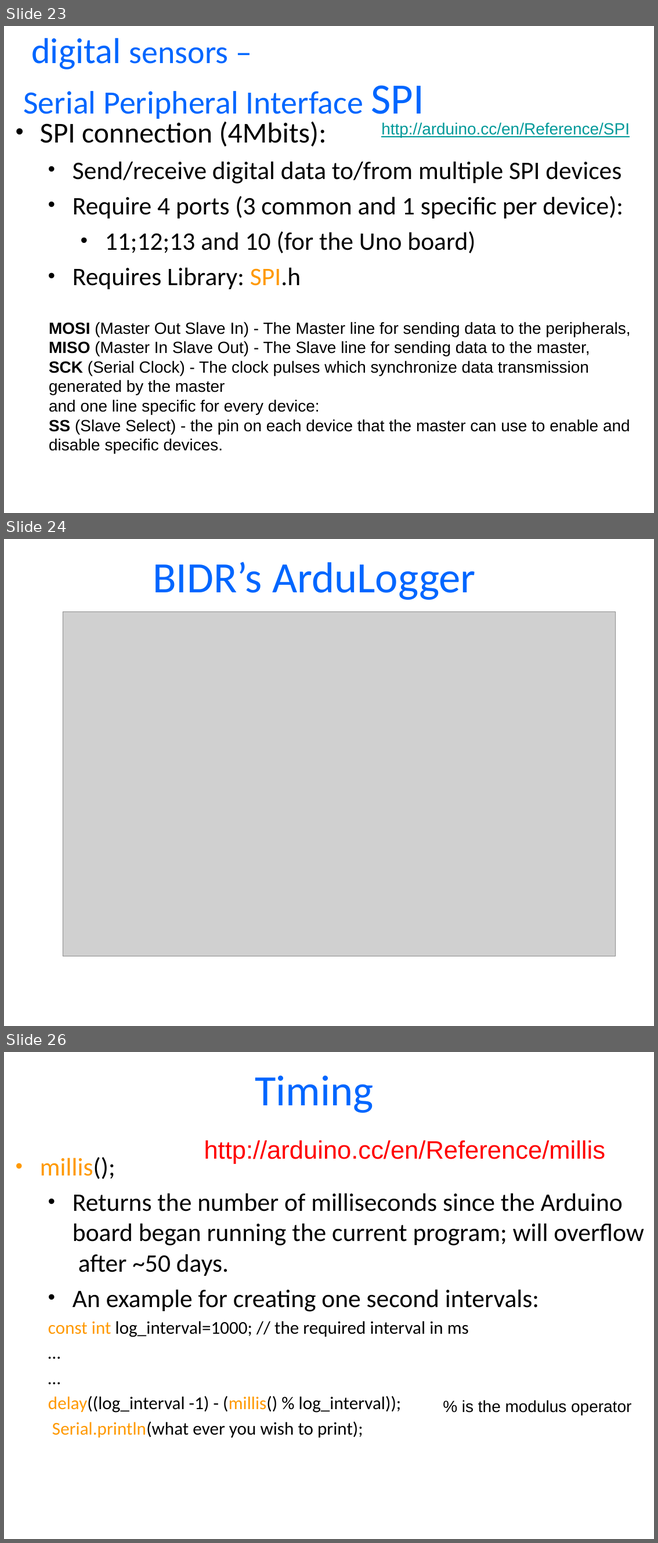
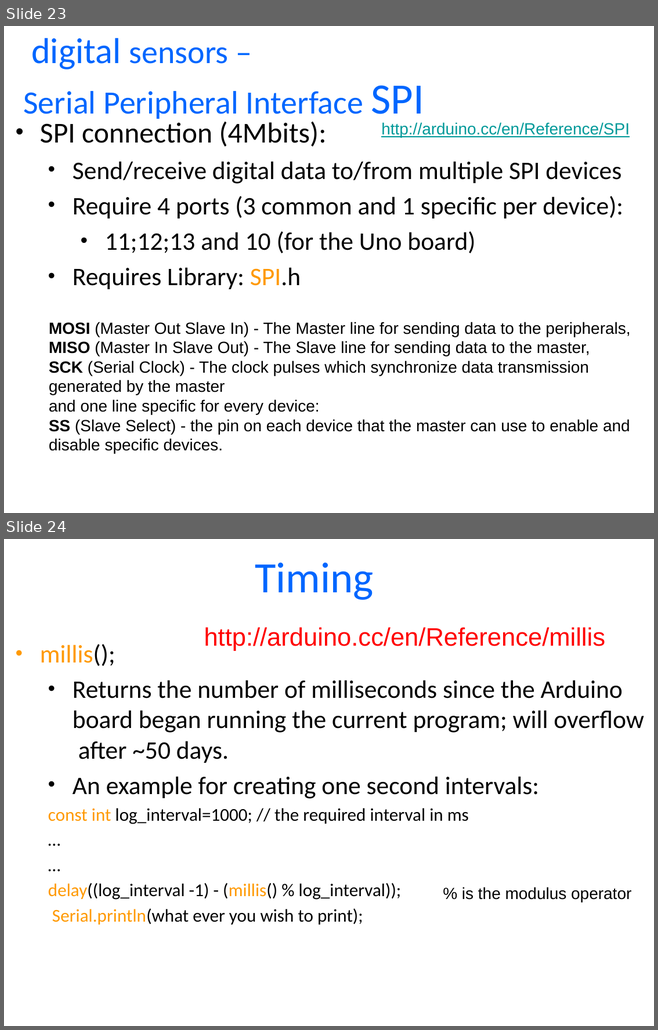
Before and after one commit to BraunAvi/Arduino-Workshop-ICL-2017, a slide deck: Presentations/3. Next Step with Arduino.pptx. Shown one above the other, each under a label of ours: slides 23, 24 and 26 before the commit, slides 23 and 24 after it; the slides between them are not shown. The pictures are 658x1543 and 658x1030 pixels, drawn with LibreOffice and Linux fonts; fonts in the diff are those of the drawing; grey boxes stand for pictures; background and template pictures are left out. Boxes give left, top, right and bottom in pixels: in the first picture for what was removed or moved away, otherwise in the second. Text is boxed around its words. In the diff, an @@ line names an element or a change of style, - is before the commit and + after.

```diff
--- a/Presentations/3. Next Step with Arduino.pptx
+++ b/Presentations/3. Next Step with Arduino.pptx
@@ slide 24 removed at [4, 539, 654, 1026], background #FFFFFF @@
@@ title removed at [152, 562, 476, 600] @@
-BIDR’s ArduLogger
@@ picture removed at [63, 611, 615, 957] @@
@@ what was slide 26 is now slide 24 @@
```
Also in this commit, not shown: 2 slides changed, 2 slides added, 2 other slides removed, 2 other files.
